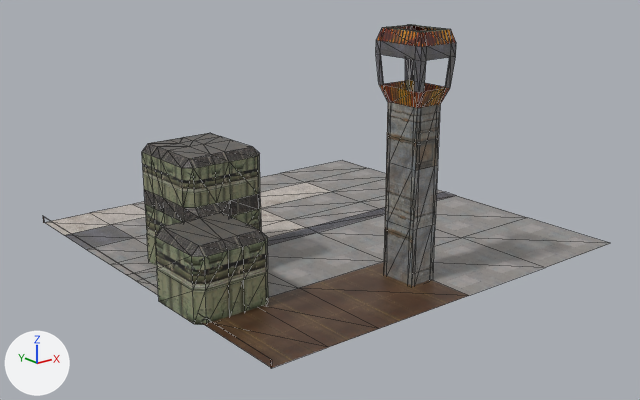
A saved change to the COLLADA model engine/engine/app/src/main/assets/scene0.dae.
Both versions are drawn from a camera (50 mm lens) standing at (-11.91, -14.63, 7.76) and looking at (0.07, 0.34, 1.77). Lighting does not change. The marker at lower left points along +X, +Y and +Z. Mesh edges are drawn as thin lines. Where no turn or scale is listed for an object, it has been applied to the vertices.
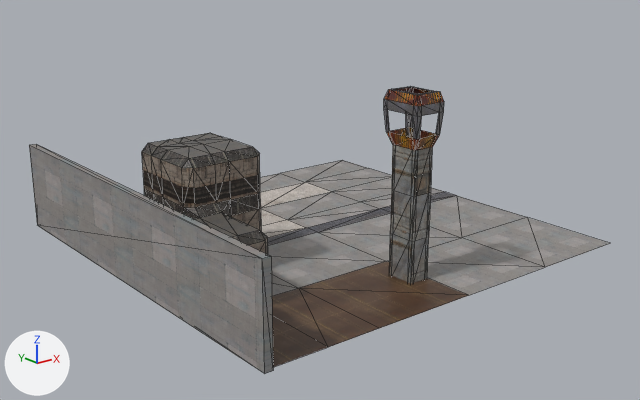
The newer file is also turned or shifted as a whole; pictures and numbers use the older file's frame.

Where the change shows, as pixel boxes (x1, y1, x2, y2) in the pictures (640 x 400 px; the box of a moved part takes in the faces that stretch with it):
'Cube', surface changed, reshaped
    before: (43, 25, 611, 368)
    after: (142, 86, 610, 367)
'Plane_004', added
    after: (29, 144, 273, 374)
part 1 of me_cube, moved or reshaped
    before: (65, 25, 611, 368)
    after: (150, 86, 610, 367)
part 2 of me_cube, recoloured
    before: (142, 152, 268, 325)
    after: (142, 152, 268, 255)

Patch to the scene script:
```diff
--- a/engine/engine/app/src/main/assets/scene0.dae.py
+++ b/engine/engine/app/src/main/assets/scene0.dae.py
@@ img_as_oilrig_texture_5_png @@
+img_as_oilrig_texture_5_png = load_image('as_oilrig_texture_5.png', 'as_oilrig_texture_5.png', 256, 256, 'sRGB')
@@ mat_material @@
 mat_material = principled_material('Material')
-mat_material.texture = img_as_oilrig_texture_23_png
+mat_material.texture = img_as_oilrig_texture_2_png
 mat_material.roughness = 0.44
@@ mat_material_015 @@
+mat_material_015 = principled_material('Material_015')
+mat_material_015.texture = img_as_oilrig_texture_5_png
+mat_material_015.roughness = 0.44
@@ mat_material_018 @@
+mat_material_018 = principled_material('Material_018')
+mat_material_018.texture = img_as_oilrig_texture_4_png
+mat_material_018.roughness = 0.44
@@ me_cube @@
 # used by ob_cube; location = (-3.63, -0.99, 1.42)
-me_cube.from_pydata(...)  # 318 vertices, 540 faces; spans x -0.83..8.74, y -2.95..6.52, z -0.67..4.42
+me_cube.from_pydata(...)  # 304 vertices, 528 faces; spans x -0.83..8.74, y -2.95..6.52, z -0.67..3.23
+# me_cube part 1
+# 76 faces are deleted
+# 104 vertices move from x 3.31..4.23, y -2.11..-0.88, z -0.67..4.42 to x 3.42..4.12, y -1.96..-1.02, z -0.67..3.23
+# 14 new faces join them, mat_material (picture img_as_oilrig_texture_2_png)
+# 6 new faces join them, mat_material_001 (picture img_as_oilrig_texture_14_png)
+# 12 new faces join them, mat_material_002 (picture img_as_oilrig_texture_12_png)
+# 6 new faces join them, mat_material_003 (picture img_as_oilrig_texture_13_png)
+# 22 new faces join them, mat_material_004 (picture img_as_oilrig_texture_4_png)
+# 4 new faces join them, mat_material_005 (picture img_as_oilrig_texture_3_png)
+# 4 new faces join them, mat_material_006 (picture img_as_oilrig_texture_7_png)
+# 2 new faces join them, mat_material_012 (picture img_as_oilrig_texture_25_png)
+# 4 new faces join them, mat_material_013 (picture img_as_oilrig_texture_11_png)
+# 2 new faces join them, mat_material_014 (picture img_as_oilrig_texture_2_png)
+# me_cube part 2: 126 faces spanning x -0.83..1.83, y -0.83..2.78, z -0.66..1.8 switch from mat_material (picture img_as_oilrig_texture_23_png) to mat_material_015 (picture img_as_oilrig_texture_5_png)
 me_cube.materials.append(mat_material_001)
@@ me_cube @@
 me_cube.materials.append(mat_material_009)
-me_cube.materials.append(mat_material_010)  # picture img_as_oilrig_texture_6_png
 me_cube.materials.append(mat_material_011)
@@ me_plane_004 @@
+me_plane_004.from_pydata(...)  # 8 vertices, 12 faces; spans x -6.36..-6.17, y -4.75..4.74, z -0.52..1.48
+me_plane_004.materials.append(mat_material_018)  # picture img_as_oilrig_texture_4_png
@@ ob_plane_004 @@
+ob_plane_004 = bpy.data.objects.new('Plane_004', me_plane_004)
+ob_plane_004.location = (1.82, 0.79, 1.27)
```
